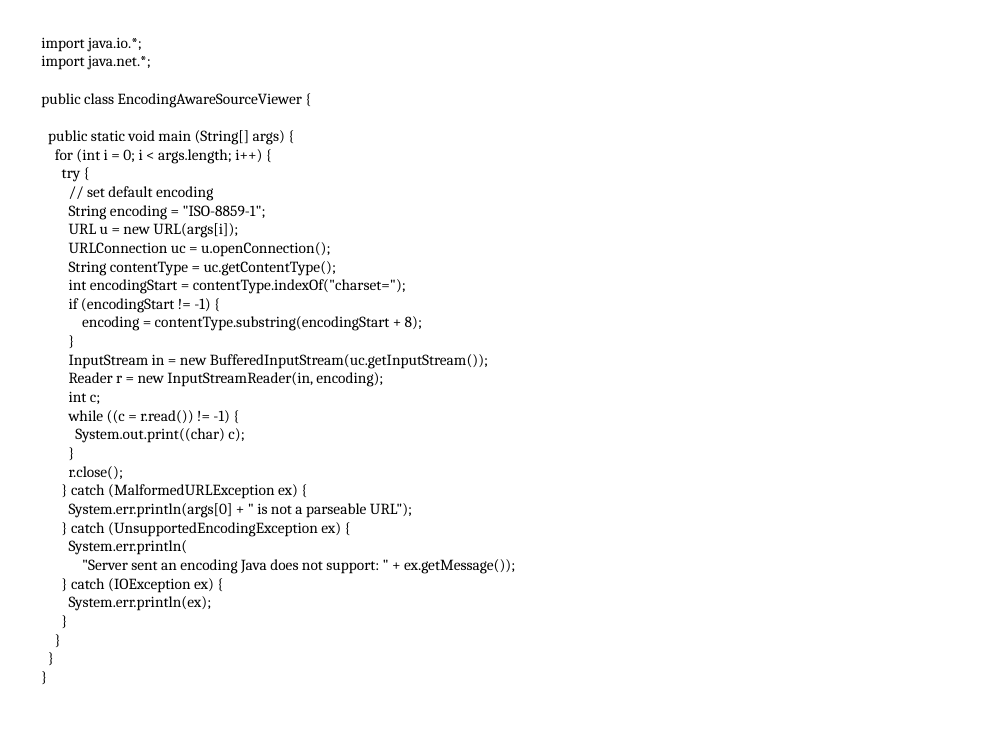
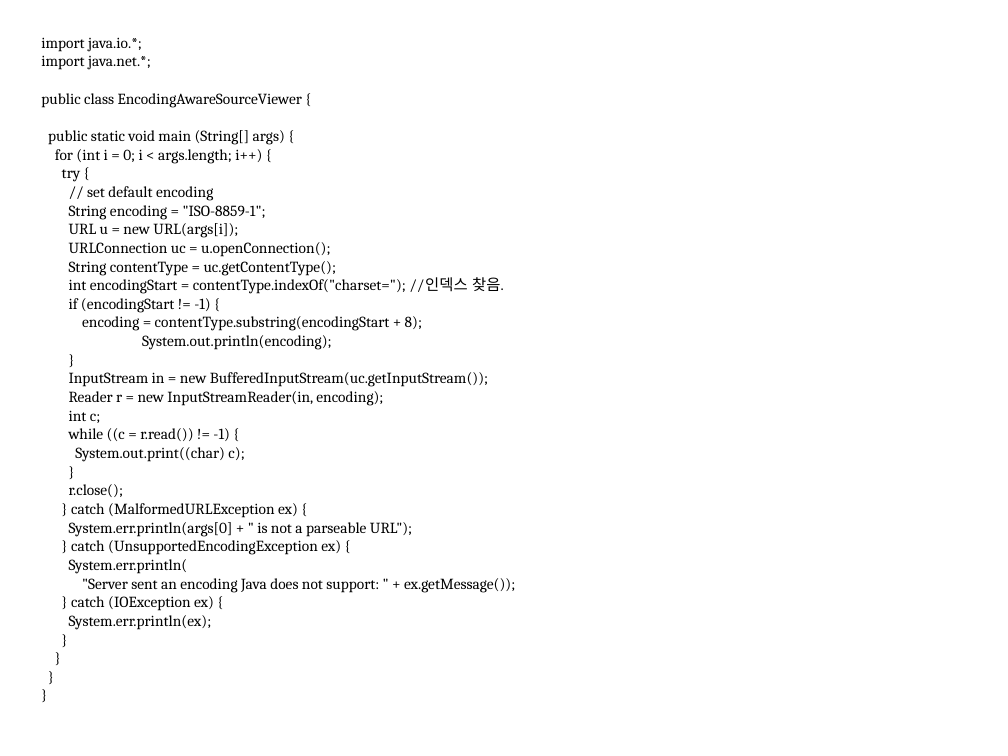
Before and after one commit to seleuchel/javaNetwork, a slide deck: slide 19 of ppt/802_chap07URLConnection.ppt. Drawn at 1008x756 pixels with LibreOffice and Linux fonts; fonts in the diff are those of the drawing; background and template pictures are left out. Boxes give left, top, right and bottom in pixels: in the first picture for what was removed or moved away, otherwise in the second. Text is boxed around its words. In the diff, an @@ line names an element or a change of style, - is before the commit and + after.

```diff
--- a/ppt/802_chap07URLConnection.ppt
+++ b/ppt/802_chap07URLConnection.ppt
@@ text at [69,277,504,294]: text changed @@
-int encodingStart = contentType.indexOf("charset=");
+int encodingStart = contentType.indexOf("charset="); //인덱스 찾음.
@@ text at [142,335,332,350]: paragraph added @@
+System.out.println(encoding);
```
Also in this commit, not shown: 9 other slides changed, 21 other files.
